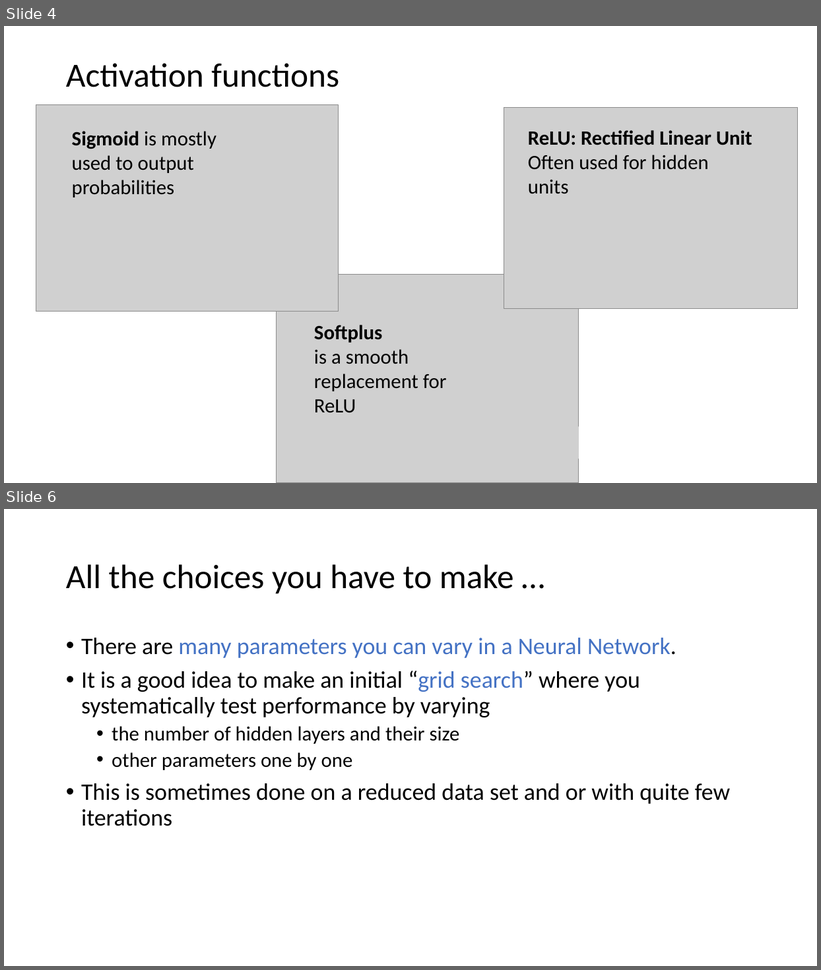
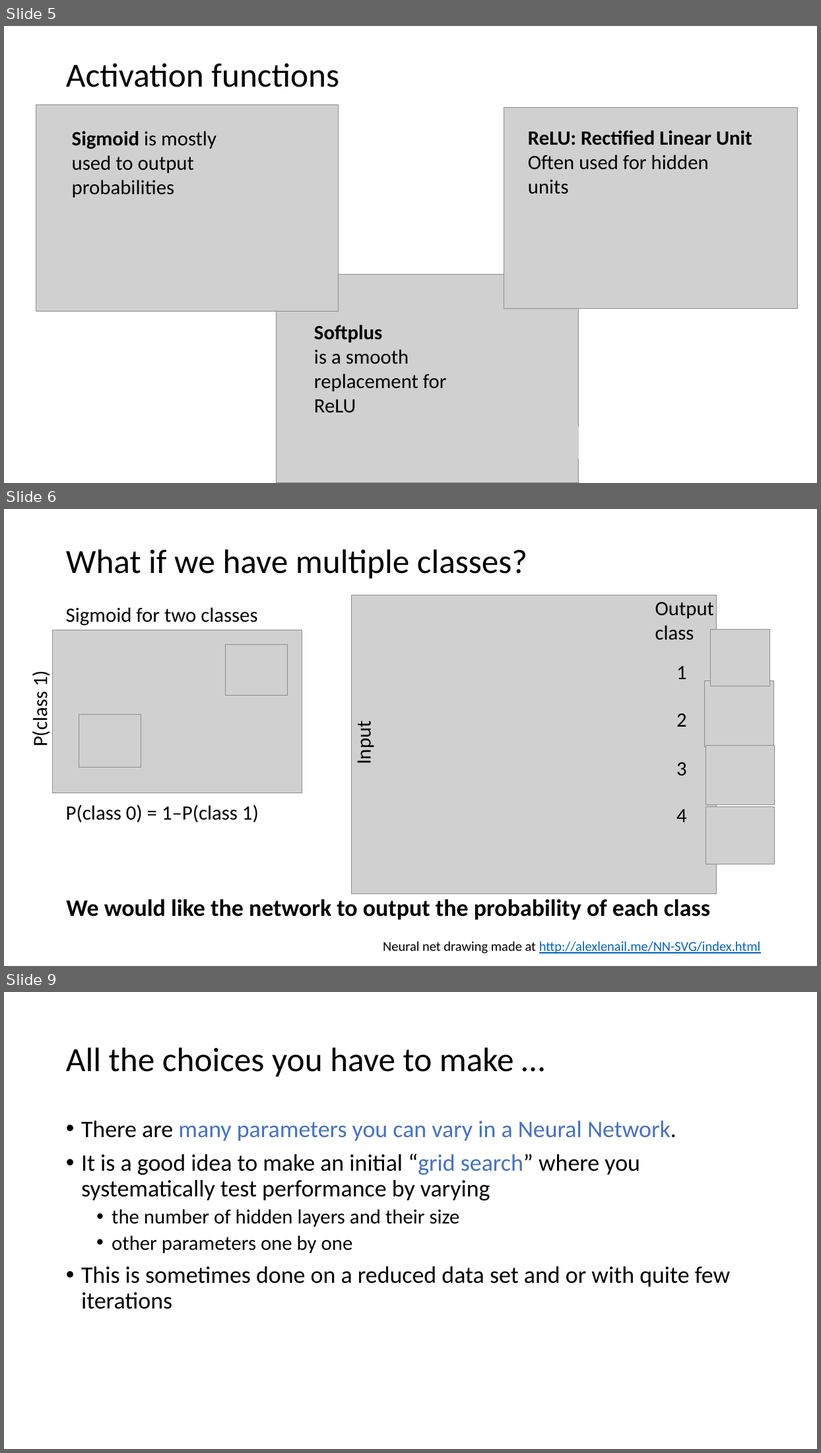
Before and after one commit to Center-for-Health-Data-Science/IntroToML, a slide deck: Day2/NNintro2.pptx. Shown one above the other, each under a label of ours: slides 4 and 6 before the commit, slides 5, 6 and 9 after it; the slides between them are not shown. The pictures are 821x970 and 821x1453 pixels, drawn with LibreOffice and Linux fonts; fonts in the diff are those of the drawing; grey boxes stand for pictures. Boxes give left, top, right and bottom in pixels: in the first picture for what was removed or moved away, otherwise in the second. Text is boxed around its words. In the diff, an @@ line names an element or a change of style, - is before the commit and + after.

```diff
--- a/Day2/NNintro2.pptx
+++ b/Day2/NNintro2.pptx
@@ slide 6 added at (x1=4, y1=509, x2=817, y2=966), background #FFFFFF @@
@@ title added at (x1=66, y1=549, x2=527, y2=579), 40 pt, text #000000 @@
+What if we have multiple classes?
@@ text added at (x1=66, y1=607, x2=257, y2=626), 24 pt, text #000000 @@
+Sigmoid for two classes
@@ picture added at (x1=352, y1=595, x2=717, y2=894) @@
@@ text added at (x1=655, y1=602, x2=714, y2=640), 24 pt, text #000000 @@
+Output
+class
@@ picture added at (x1=52, y1=630, x2=302, y2=793) @@
@@ picture added at (x1=225, y1=644, x2=288, y2=696) @@
@@ picture added at (x1=711, y1=630, x2=770, y2=686) @@
@@ text added at (x1=677, y1=666, x2=687, y2=679), 24 pt, text #000000 @@
+1
@@ text added at (x1=28, y1=672, x2=53, y2=746), 24 pt, text #000000 @@
+P(class 1)
@@ picture added at (x1=705, y1=681, x2=774, y2=747) @@
@@ picture added at (x1=79, y1=714, x2=141, y2=768) @@
@@ text added at (x1=351, y1=725, x2=376, y2=764), 24 pt, text #000000 @@
+Input
@@ text added at (x1=677, y1=714, x2=687, y2=727), 24 pt, text #000000 @@
+2
@@ picture added at (x1=706, y1=746, x2=775, y2=805) @@
@@ text added at (x1=677, y1=762, x2=687, y2=776), 24 pt, text #000000 @@
+3
@@ text added at (x1=66, y1=805, x2=259, y2=823), 24 pt, text #000000 @@
+P(class 0) = 1–P(class 1)
@@ text added at (x1=677, y1=809, x2=687, y2=823), 24 pt, text #000000 @@
+4
@@ picture added at (x1=706, y1=807, x2=775, y2=865) @@
@@ text added at (x1=66, y1=899, x2=710, y2=920), 28 pt, text #000000, bold @@
+We would like the network to output the probability of each class
@@ text added at (x1=383, y1=941, x2=760, y2=954), 16 pt, text #0563C1, underline @@
+Neural net drawing made at http://alexlenail.me/NN-SVG/index.html
@@ what was slide 4 is now slide 5 @@
@@ what was slide 6 is now slide 9 @@
```
Also in this commit, not shown: 2 slides changed, 2 other slides added, 5 other files.
